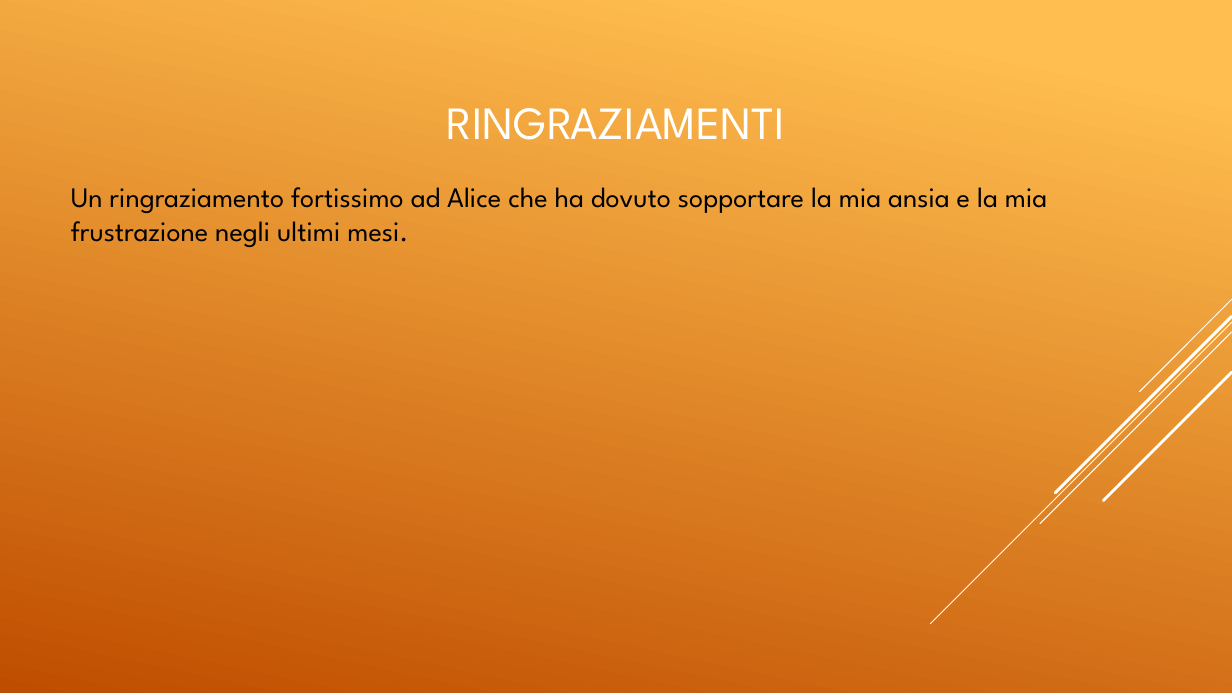
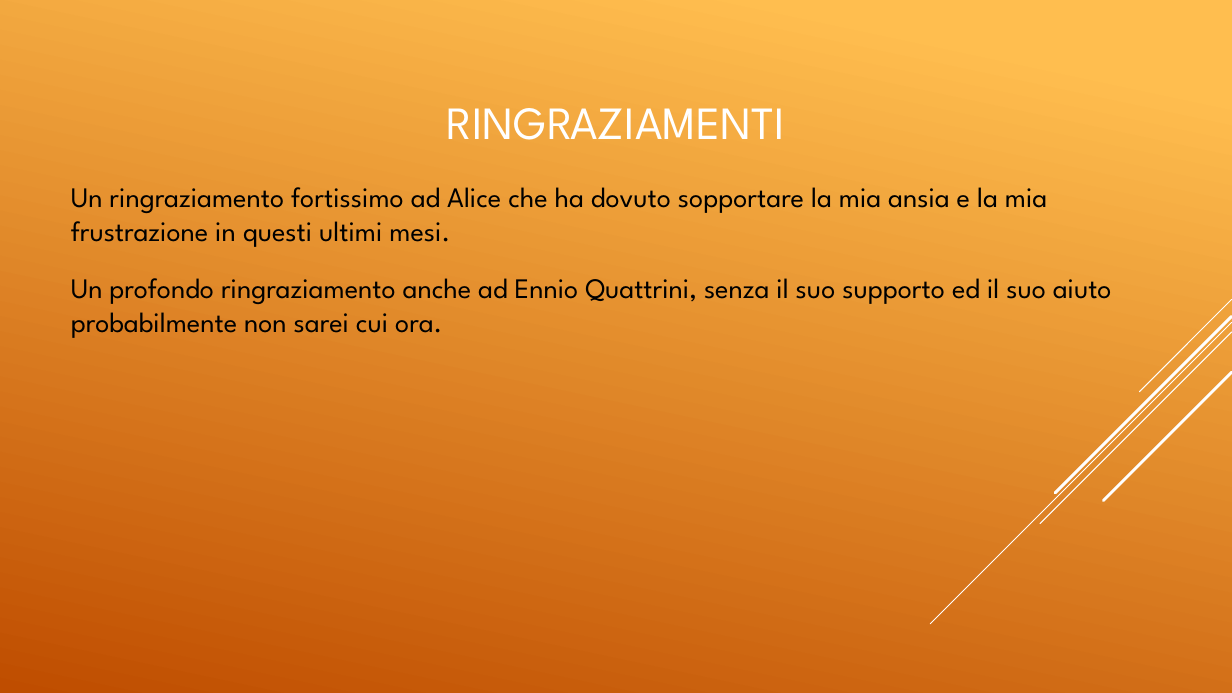
Before and after one commit to elvisdukaj/presentazione, a slide deck: slide 35 of presentazione/Tesina Elvis.pptx (slide 32 before the commit). Drawn at 1232x693 pixels with LibreOffice and Linux fonts; fonts in the diff are those of the drawing. Boxes give left, top, right and bottom in pixels: in the first picture for what was removed or moved away, otherwise in the second. Text is boxed around its words. In the diff, an @@ line names an element or a change of style, - is before the commit and + after.

```diff
--- a/presentazione/Tesina Elvis.pptx
+++ b/presentazione/Tesina Elvis.pptx
@@ text at box(71, 187, 1112, 338): text changed @@
-Un ringraziamento fortissimo ad Alice che ha dovuto sopportare la mia ansia e la mia frustrazione negli ultimi mesi.
+Un ringraziamento fortissimo ad Alice che ha dovuto sopportare la mia ansia e la mia frustrazione in questi ultimi mesi.
+Un profondo ringraziamento anche ad Ennio Quattrini, senza il suo supporto ed il suo aiuto probabilmente non sarei cui ora.
```
Also in this commit, not shown: 2 other slides changed, 4 slides added, 6 other files.
